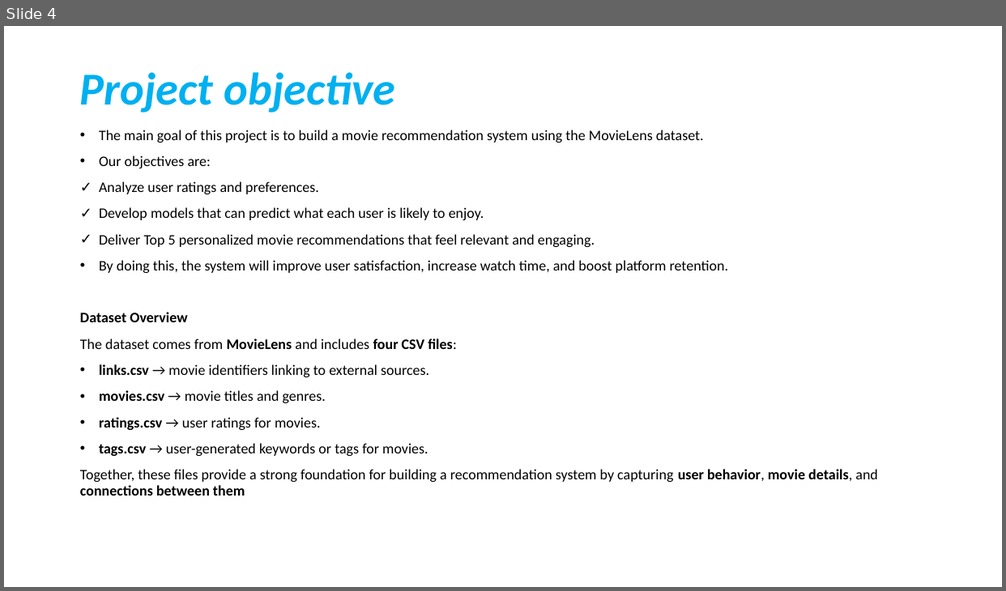
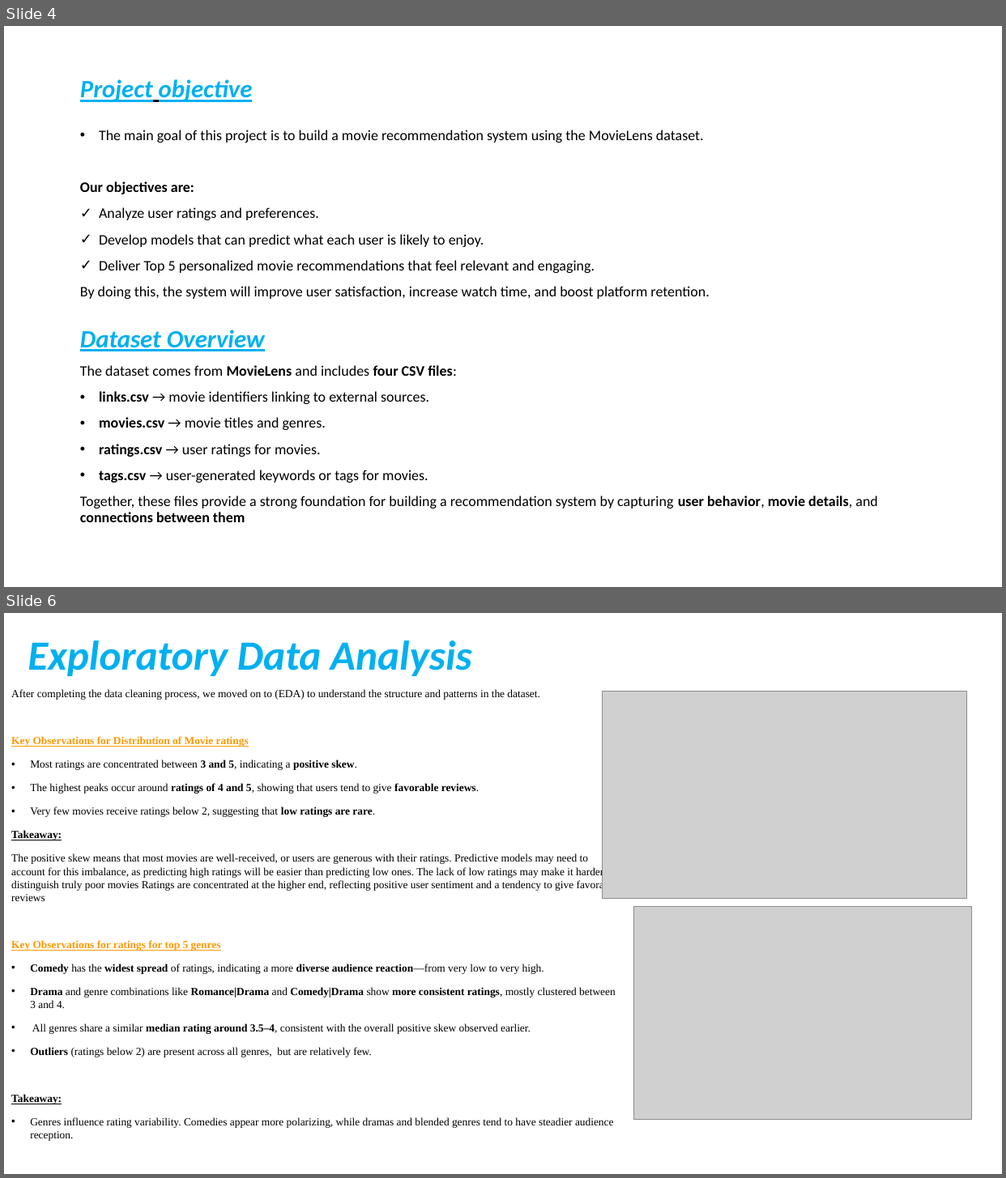
Before and after one commit to H-Rumenya/Group_2_P4_Project, a slide deck: Non-Technical Presentation.pptx. Shown one above the other, each under a label of ours: slide 4 before the commit, slides 4 and 6 after it; the slides between them are not shown. The pictures are 1006x591 and 1006x1178 pixels, drawn with LibreOffice and Linux fonts; fonts in the diff are those of the drawing; grey boxes stand for pictures. Boxes give left, top, right and bottom in pixels: in the first picture for what was removed or moved away, otherwise in the second. Text is boxed around its words. In the diff, an @@ line names an element or a change of style, - is before the commit and + after.

```diff
--- a/Non-Technical Presentation.pptx
+++ b/Non-Technical Presentation.pptx
@@ slide 6 added at (4, 613, 1002, 1174), background #FFFFFF @@
@@ title added at (27, 641, 472, 676), 40 pt, text #00B0F0, bold, italic @@
+Exploratory Data Analysis
@@ text added at (11, 689, 618, 1141), 10.5 pt, text #000000 @@
+After completing the data cleaning process, we moved on to (EDA) to understand the structure and patterns in the dataset.
+Key Observations for Distribution of Movie ratings
+• Most ratings are concentrated between 3 and 5, indicating a positive skew.
+• The highest peaks occur around ratings of 4 and 5, showing that users tend to give favorable reviews.
+• Very few movies receive ratings below 2, suggesting that low ratings are rare.
+Takeaway:
+The positive skew means that most movies are well-received, or users are generous with their ratings. Predictive models may need to account for this imbalance, as predicting high ratings will be easier than predicting low ones. The lack of low ratings may make it harder to distinguish truly poor movies Ratings are concentrated at the higher end, reflecting positive user sentiment and a tendency to give favorable reviews
+Key Observations for ratings for top 5 genres
+• Comedy has the widest spread of ratings, indicating a more diverse audience reaction—from very low to very high.
+• Drama and genre combinations like Romance|Drama and Comedy|Drama show more consistent ratings, mostly clustered between 3 and 4.
+• All genres share a similar median rating around 3.5–4, consistent with the overall positive skew observed earlier.
+• Outliers (ratings below 2) are present across all genres, but are relatively few.
+Takeaway:
+• Genres influence rating variability. Comedies appear more polarizing, while dramas and blended genres tend to have steadier audience reception.
@@ picture added at (602, 691, 967, 898) @@
@@ picture added at (634, 906, 972, 1120) @@
@@ slide 4 changed as well @@
@@ title "Project objective" at (80, 79, 253, 102): size 44 to 24 pt, underline on @@
@@ text at (80, 182, 709, 352): bold on in "Our objectives are:"; size 14 to 24 pt, text colour #000000 to #00B0F0, italic on, underline on in "Dataset Overview"; bullet • to none; less space between paragraphs @@
```
Also in this commit, not shown: 3 other slides changed, 2 other slides added, 1 slide removed.
